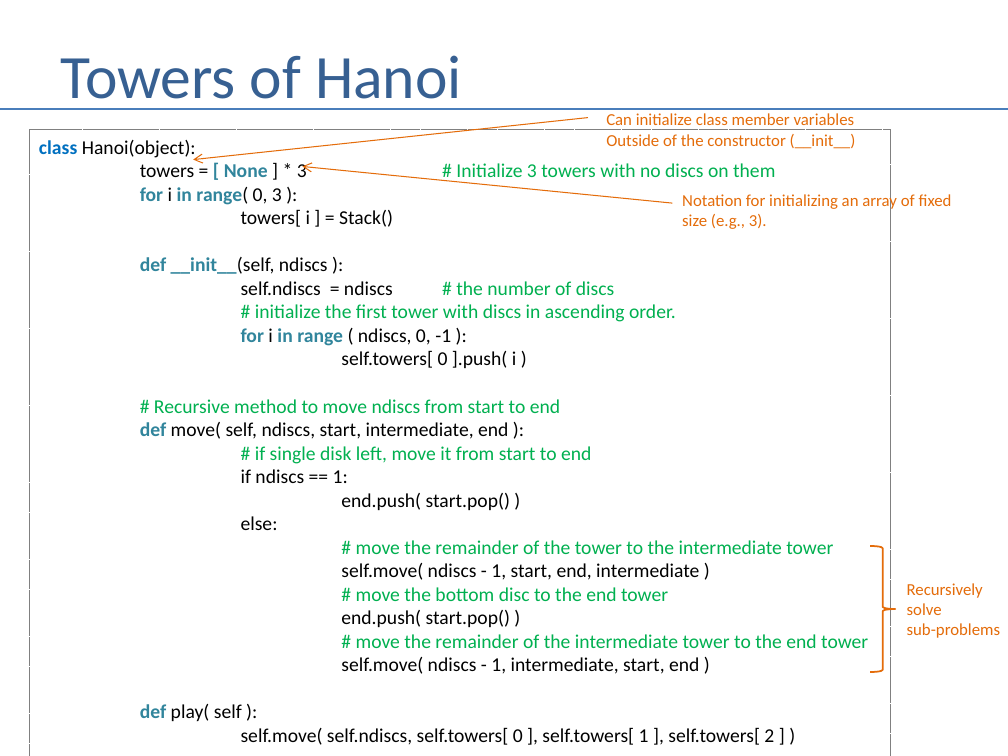
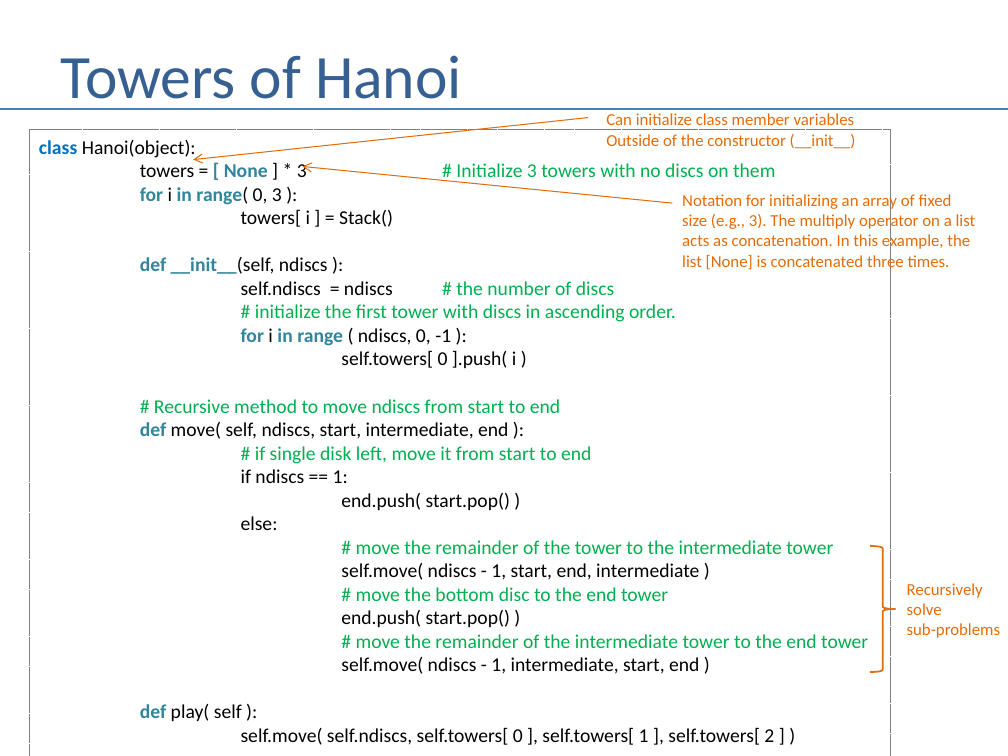
Before and after one commit to andrewferlitsch/Portland-Data-Science-Group, a slide deck: slide 39 of Presentations/Whiteboarding.pptx (slide 36 before the commit). Drawn at 1008x756 pixels with LibreOffice and Linux fonts; fonts in the diff are those of the drawing. Boxes give left, top, right and bottom in pixels: in the first picture for what was removed or moved away, otherwise in the second. Text is boxed around its words. In the diff, an @@ line names an element or a change of style, - is before the commit and + after.

```diff
--- a/Presentations/Whiteboarding.pptx
+++ b/Presentations/Whiteboarding.pptx
@@ text at [682,213,976,271]: text changed @@
-size (e.g., 3).
+size (e.g., 3). The multiply operator on a list
+acts as concatenation. In this example, the
+list [None] is concatenated three times.
```
Also in this commit, not shown: 10 other slides changed, 6 slides added, 1 slide removed, 4 other files.
